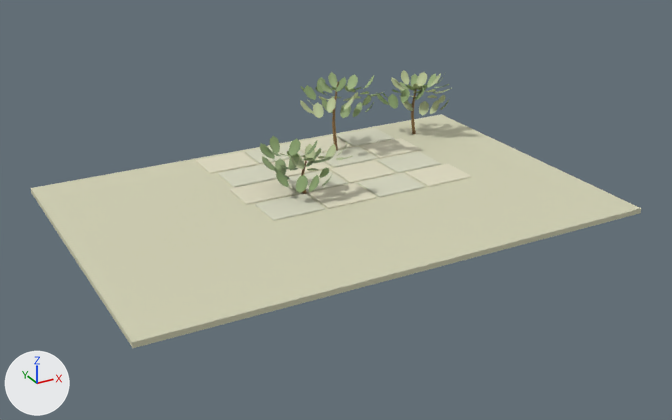
The glTF model assets/masters/native-v4/entry-garden-v11.glb as it was, and as the next commit left it.
Before and after are seen from a 50 mm camera at (-3.29, -15.8, 4.35) aimed at (1.46, -7.16, 0.03). Every picture has the same lights, and +X, +Y and +Z are marked at lower left. The older version comes first. Vertices at exactly the same position are counted once.

Before the edit, the objects in view are built like this:
```python
me_mesh_0 = bpy.data.meshes.new('Mesh_0')
me_mesh_0.from_pydata(...)  # 5032 vertices, 9600 faces; spans x -1.5..4.5, y -8.9..-4.9, z 0.01..1.18
# faces by material slot: [12, 864, 864, 180, 2560, 2560, 2560]
me_mesh_0.materials.append(mat_mat_soft_paint_v1__d3d2b5_1_r0_84_m0_ior1_5_opaque_ds0_linear_srgb_v2)  # pale yellow #d3d2b5
me_mesh_0.materials.append(mat_mat_soft_paint_v1__e1ddc3_1_r0_84_m0_ior1_5_opaque_ds0_linear_srgb_v2)  # pale yellow #e1ddc3
me_mesh_0.materials.append(mat_mat_soft_paint_v1__d8d8c1_1_r0_84_m0_ior1_5_opaque_ds0_linear_srgb_v2)  # pale yellow #d8d8c1
me_mesh_0.materials.append(mat_mat_warm_wood_v1__a0a27d_1_r0_73_m0_ior1_5_opaque_ds0_linear_srgb_v2_v11_oak_neutral_tint)
me_mesh_0.materials.append(mat_mat_sage_leaf_v1__a1b786_1_r0_81_m0_ior1_45_opaque_ds0_linear_srgb_v2_texture__assets_native_v11_broadleaf_albedo_png)
me_mesh_0.materials.append(mat_mat_sage_leaf_v1__c0cca0_1_r0_81_m0_ior1_45_opaque_ds0_linear_srgb_v2_texture__assets_native_v11_broadleaf_albedo_png)
me_mesh_0.materials.append(mat_mat_sage_leaf_v1__8ba371_1_r0_81_m0_ior1_45_opaque_ds0_linear_srgb_v2_texture__assets_native_v11_broadleaf_albedo_png)
ob_entry_garden_v11 = bpy.data.objects.new('entry-garden-v11', me_mesh_0)
ob_entry_garden_v11.location = (0.0, 0.0, 0.0)
```
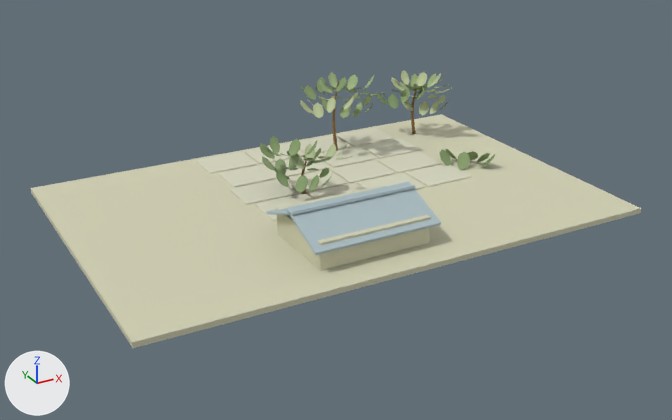
Patch to the scene script:
```diff
--- a/assets/masters/native-v4/entry-garden-v11.glb.py
+++ b/assets/masters/native-v4/entry-garden-v11.glb.py
@@ mat_mat_soft_paint_v1__adbfc4_1_r0_84_m0_ior1_5_opaque_ds0_linear_srgb_v2 @@
+mat_mat_soft_paint_v1__adbfc4_1_r0_84_m0_ior1_5_opaque_ds0_linear_srgb_v2 = principled_material('mat.soft-paint.v1:#ADBFC4:1:r0.84:m0:ior1.5:OPAQUE:ds0:linear-srgb-v2')
+mat_mat_soft_paint_v1__adbfc4_1_r0_84_m0_ior1_5_opaque_ds0_linear_srgb_v2.base_color = (0.418, 0.521, 0.552)  # light grey #adbfc4
+mat_mat_soft_paint_v1__adbfc4_1_r0_84_m0_ior1_5_opaque_ds0_linear_srgb_v2.roughness = 0.84
@@ me_mesh_0 @@
 # used by ob_entry_garden_v11; location = (0.0, 0.0, 0.0)
-me_mesh_0.from_pydata(...)  # 5032 vertices, 9600 faces; spans x -1.5..4.5, y -8.9..-4.9, z 0.01..1.18
+me_mesh_0.from_pydata(...)  # 5212 vertices, 9924 faces; spans x -1.5..4.5, y -8.9..-4.9, z 0.01..1.18
+# me_mesh_0 part 1: a new loose piece, a box spanning x 0.55..1.85, y -8.5..-7.5, z 0.08..0.38, in mat_mat_soft_paint_v1__d3d2b5_1_r0_84_m0_ior1_5_opaque_ds0_linear_srgb_v2 (pale yellow #d3d2b5)
+# me_mesh_0 part 2: a new loose piece of 56 vertices spanning x 0.46..1.94, y -8.07..-7.43, z 0.3..0.56, in mat_mat_soft_paint_v1__adbfc4_1_r0_84_m0_ior1_5_opaque_ds0_linear_srgb_v2 (light grey #adbfc4)
+# me_mesh_0 part 3: a new loose piece of 56 vertices spanning x 0.46..1.94, y -8.57..-7.93, z 0.3..0.56, in mat_mat_soft_paint_v1__adbfc4_1_r0_84_m0_ior1_5_opaque_ds0_linear_srgb_v2 (light grey #adbfc4)
+# me_mesh_0 part 4
+# 60 vertices are added at x 3.25..3.84, y -7.11..-6.53, z 0.08..0.27
+# 96 new faces join them, mat_mat_sage_leaf_v1__8ba371_1_r0_81_m0_ior1_45_opaque_ds0_linear_srgb_v2_texture__assets_native_v11_broadleaf_albedo_png
+# other edits to the shape of me_mesh_0 do not show in these pictures
 me_mesh_0.materials.append(mat_mat_soft_paint_v1__d3d2b5_1_r0_84_m0_ior1_5_opaque_ds0_linear_srgb_v2)
-me_mesh_0.materials.append(mat_mat_soft_paint_v1__e1ddc3_1_r0_84_m0_ior1_5_opaque_ds0_linear_srgb_v2)  # pale yellow #e1ddc3
 me_mesh_0.materials.append(mat_mat_soft_paint_v1__d8d8c1_1_r0_84_m0_ior1_5_opaque_ds0_linear_srgb_v2)
@@ me_mesh_0 @@
 me_mesh_0.materials.append(mat_mat_sage_leaf_v1__8ba371_1_r0_81_m0_ior1_45_opaque_ds0_linear_srgb_v2_texture__assets_native_v11_broadleaf_albedo_png)
+me_mesh_0.materials.append(mat_mat_soft_paint_v1__adbfc4_1_r0_84_m0_ior1_5_opaque_ds0_linear_srgb_v2)  # light grey #adbfc4
```

Where the change shows, as pixel boxes (x1, y1, x2, y2) in the pictures (672 x 420 px):
part 1 of me_mesh_0, added (pale yellow): after (276, 185, 431, 270)
part 2 of me_mesh_0, added: after (266, 185, 416, 215)
part 3 of me_mesh_0, added: after (286, 182, 441, 255)
part 4 of me_mesh_0, added: after (439, 149, 495, 170)
